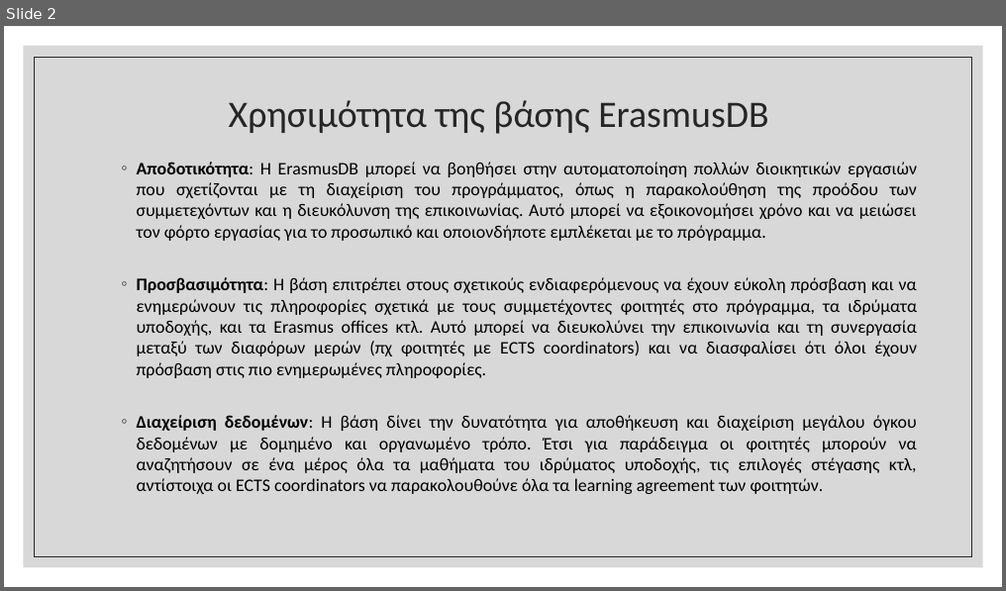
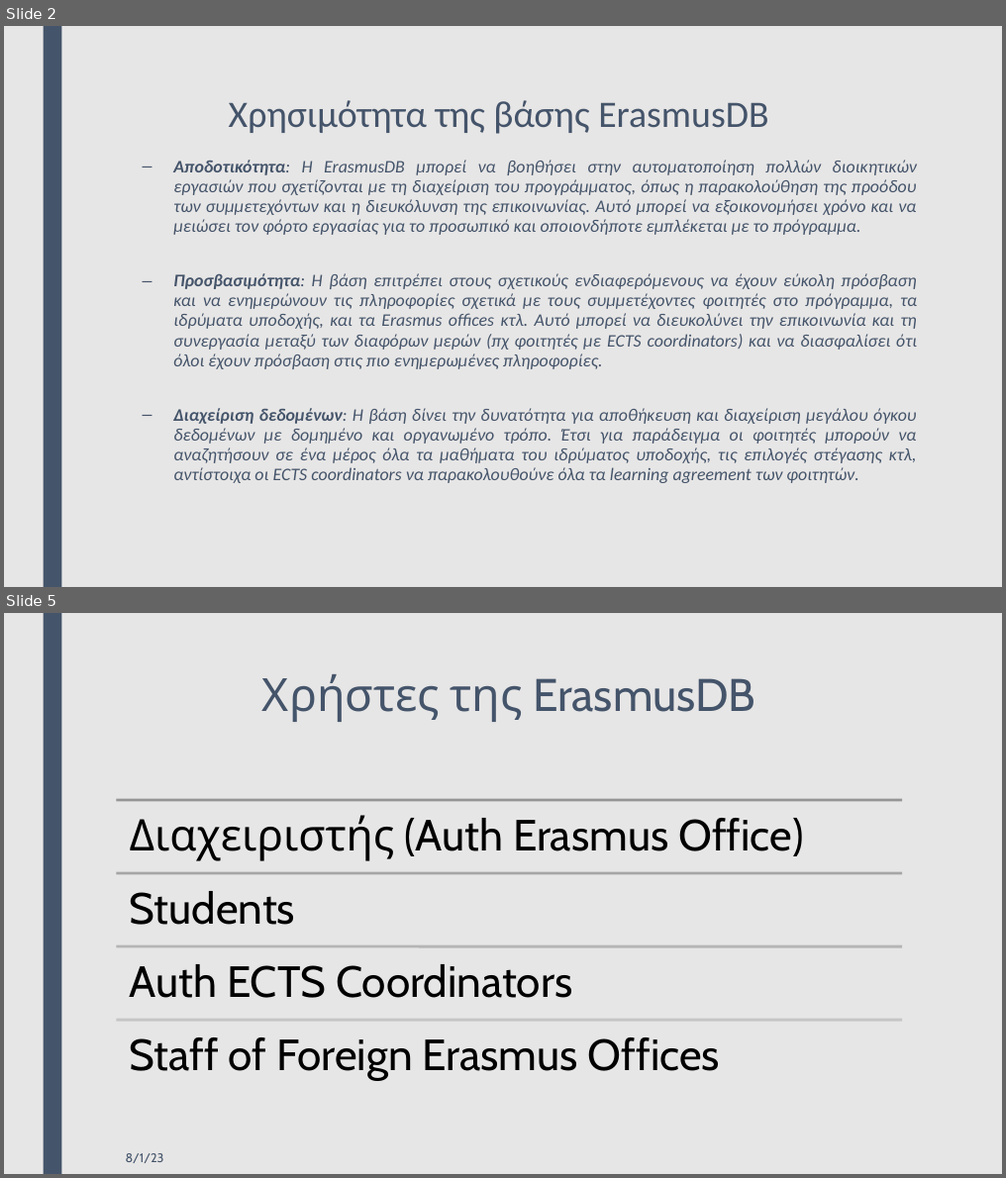
Before and after one commit to tklioupis/DB_project, a slide deck: db_final_prsentation/final_presentation-JBpc.pptx. Shown one above the other, each under a label of ours: slide 2 before the commit, slides 2 and 5 after it; the slides between them are not shown. The pictures are 1006x591 and 1006x1178 pixels, drawn with LibreOffice and Linux fonts; fonts in the diff are those of the drawing. Boxes give left, top, right and bottom in pixels: in the first picture for what was removed or moved away, otherwise in the second. Text is boxed around its words. In the diff, an @@ line names an element or a change of style, - is before the commit and + after.

```diff
--- a/db_final_prsentation/final_presentation-JBpc.pptx
+++ b/db_final_prsentation/final_presentation-JBpc.pptx
@@ slide 5 added at (4, 613, 1002, 1174), background #E7E6E6; not listed: 1 template element that a slide beside it also shows @@
@@ title added at (450, 678, 755, 722), 44 pt, text #44546A @@
+Χρήστες της ErasmusDB
@@ group added at (116, 800, 902, 1081): 4 lines, 4 texts @@
+Διαχειριστής (Auth Erasmus Office)
+Students
+Auth ECTS Coordinators
+Staff of Foreign Erasmus Offices
@@ text added at (126, 1154, 164, 1163), 12 pt, text #44546A @@
+8/1/23
@@ slide 2 changed as well @@
@@ background #FFFFFF to #E7E6E6 @@
@@ rectangle removed at (24, 46, 983, 568) @@
@@ rectangle added at (43, 26, 61, 587), fill #44546A @@
@@ rectangle removed at (35, 57, 972, 557) @@
@@ title "Χρησιμότητα της βάσης ErasmusDB" at (229, 100, 768, 134): text colour #262626 to #44546A; line spacing 0.9 to 0.89 @@
@@ text "Αποδοτικότητα: Η ErasmusDB μπορεί να ..." at (173, 160, 917, 483): text colour #000000 to #44546A, italic on; bullet ◦ to –; line spacing 1 to 0.94; more space between paragraphs @@
```
Also in this commit, not shown: 1 other slide changed, 2 other slides added, 2 slides removed, 3 other files.
